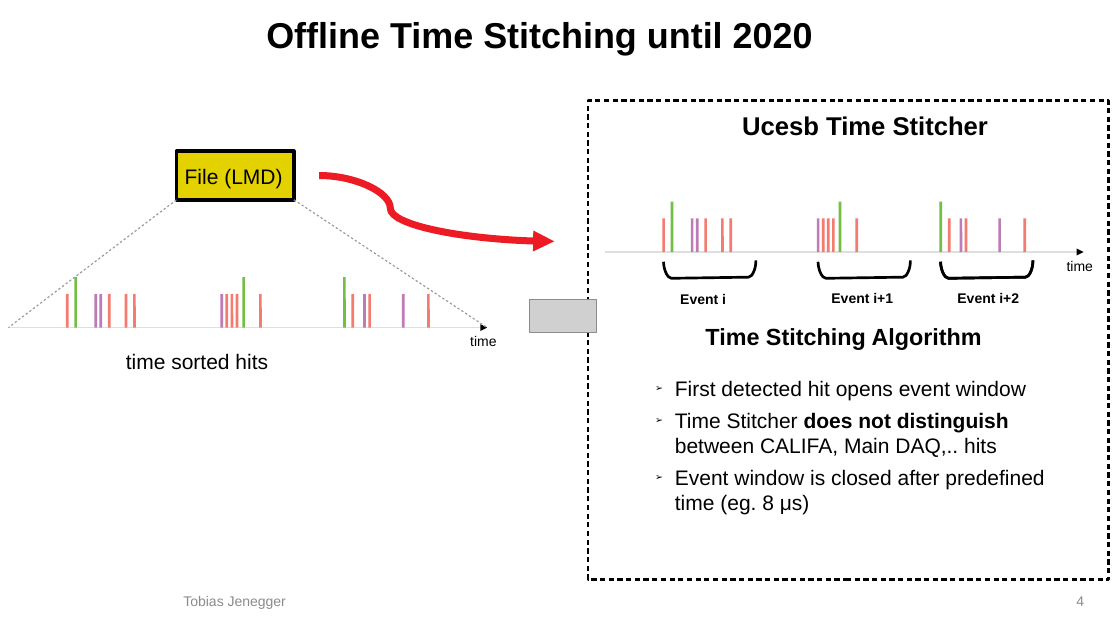
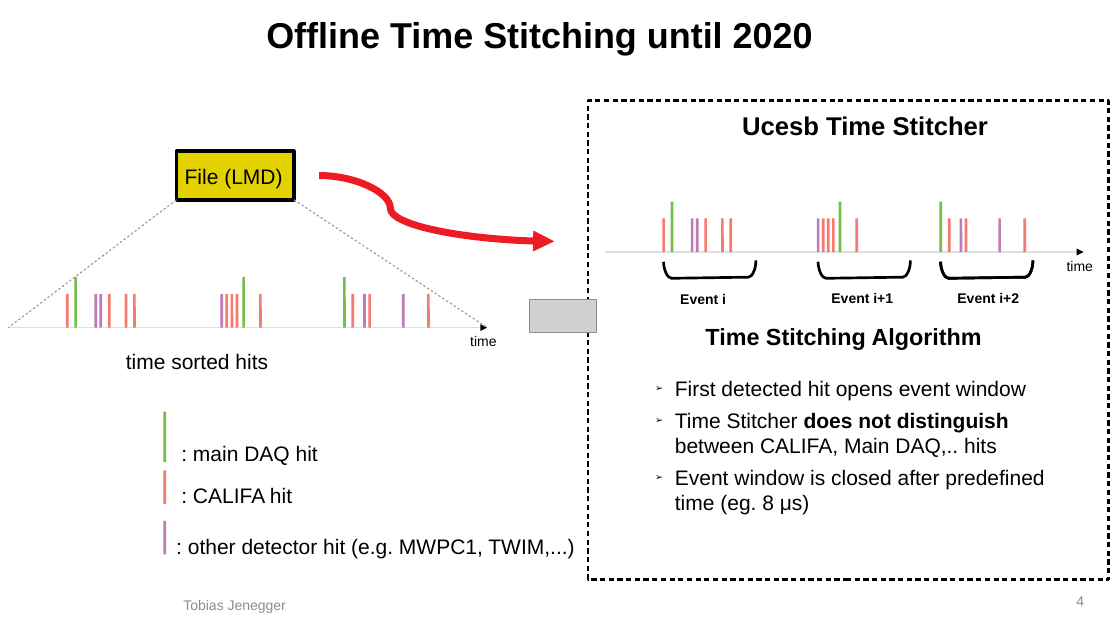
Before and after one commit to jenegger/unpacking_docu, a slide deck: slide 4 of time_stitching_pres.odp. Drawn at 1120x630 pixels with LibreOffice and Linux fonts; fonts in the diff are those of the drawing; grey boxes stand for pictures; background and template pictures are left out. Boxes give left, top, right and bottom in pixels: in the first picture for what was removed or moved away, otherwise in the second. Text is boxed around its words. In the diff, an @@ line names an element or a change of style, - is before the commit and + after.

```diff
--- a/time_stitching_pres.odp
+++ b/time_stitching_pres.odp
@@ line added from (165, 412) to (165, 462), #72BF44 2.3 pt @@
@@ text added at (193, 445, 318, 465), 18 pt, text #000000 @@
+: main DAQ hit
@@ line added from (165, 471) to (165, 504), #F37B70 2.3 pt @@
@@ text added at (193, 487, 292, 504), 18 pt, text #000000 @@
+: CALIFA hit
@@ line added from (165, 521) to (165, 555), #BD7CB5 2.3 pt @@
@@ text added at (188, 538, 574, 558), 18 pt, text #000000 @@
+: other detector hit (e.g. MWPC1, TWIM,...)
@@ text "Tobias Jenegger": place and size @@
-text "Tobias Jenegger" at (183, 596, 286, 609)
+text "Tobias Jenegger" at (183, 600, 286, 613)
```
Also in this commit, not shown: 3 other slides changed, 1 slide added, 2 other files.
